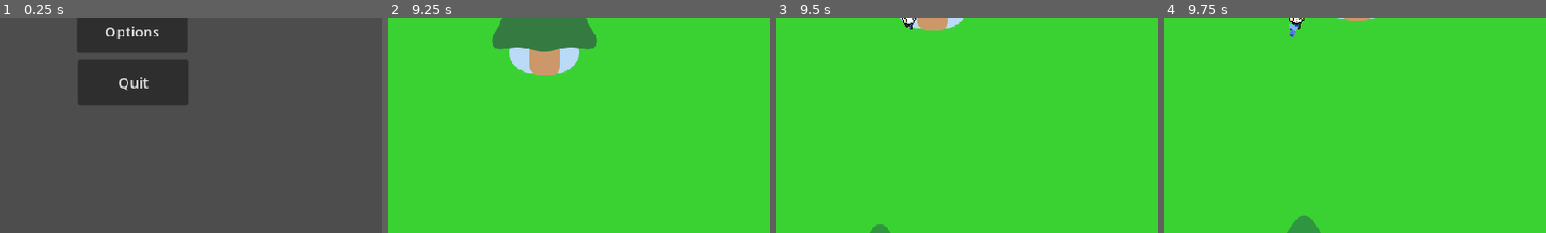
Above: before the commit, frames 1-4 (left to right).
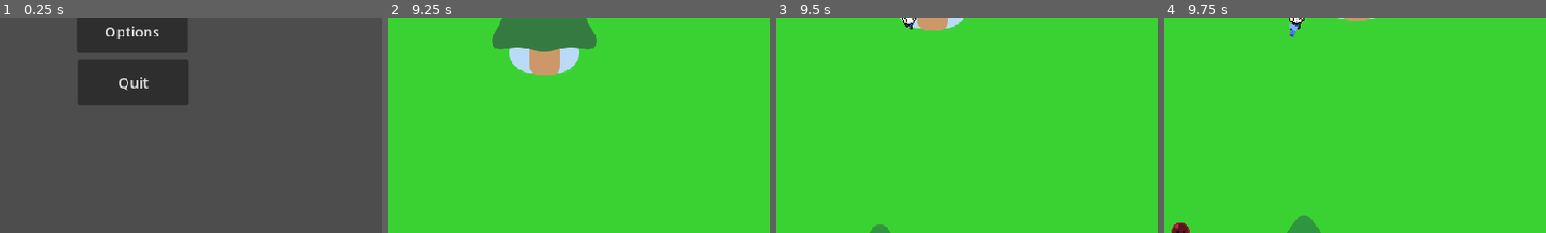
Above: after the commit, the same moments.

Repository: benz76428/labman-game-main
Game: Godot game, scene res://Main Menu/main_menu.tscn
Same seed, same stepped clock (60 frames per second), same inputs: the game is played once before the commit and once after it. The engine's default icon, where the game draws it, is replaced by a stand-in: a white triangle on a blue panel in a dark square.
Inputs (mouse positions are % of the whole screen's width and height, from its top left):
- Up to frame 1 (0.25 s): no input
- Up to frame 2 (9.25 s): click "Play" at 0.5 s; tap Enter (ui_accept) at 1.25, 1.52, 2.27, 3.77, 4.52, 5.27, 6.77, 7.52, 8.27 s; move the mouse to (72, 45) at 1.27 s; hold D (walk_right) 1.28-2.03 s; hold Q 1.28-2.03 s; click (72, 45) at 1.42 s; move the mouse to (30, 55) at 2.02 s; hold S (walk_down) 2.03-2.78 s; tap E every 1.5 s from 2.1 to 8.1 s; move the mouse to (60, 28) at 2.77 s; hold D (walk_right) 2.78-3.53 s; hold Q 2.78-3.53 s; move the mouse to (45, 70) at 3.52 s; hold W (walk_up) 3.53-4.28 s; click (45, 70) at 3.67 s; move the mouse to (80, 65) at 4.27 s; hold Q 4.28-5.03 s; hold A (walk_left) 4.28-5.78 s; move the mouse to (20, 35) at 5.02 s; move the mouse to (55, 50) at 5.77 s; hold S (walk_down) 5.78-6.53 s; hold Q 5.78-6.53 s; click (55, 50) at 5.92 s; move the mouse to (35, 25) at 6.52 s; hold D (walk_right) 6.53-7.28 s; move the mouse to (72, 45) at 7.27 s; hold W (walk_up) 7.28-8.03 s; hold Q 7.28-8.03 s; move the mouse to (30, 55) at 8.02 s; hold D (walk_right) 8.03-8.78 s; click (30, 55) at 8.17 s; move the mouse to (60, 28) at 8.77 s; hold S (walk_down) from 8.78 s (still down); hold Q from 8.78 s (still down)
- Up to frame 3 (9.5 s): keep holding S (walk_down); keep holding Q
- Up to frame 4 (9.75 s): move the mouse to (45, 70) at 9.52 s; release S (walk_down) at 9.53 s; release Q at 9.53 s; hold A (walk_left) from 9.53 s (still down); tap E at 9.6 s
The pictures show only the part of the screen within x 33-83%, y 50-100%; the shares and areas given below are measured in that part.

Frames 1-3 are identical in both runs. In frame 4, 0.2% of the frame differs, in the area x 2-7%, y 95-100%.

Commit message:
mob stats

Diff:
--- a/Scenes/Enemies/Test_Slime/mob.gd
+++ b/Scenes/Enemies/Test_Slime/mob.gd
@@ -1,23 +1,24 @@
 extends CharacterBody2D
 
-var health = 5
-
+@export var max_health: int = 5
+@export var speed: float = 50
+@export var damage_amount: int = 10
+@export var attack_cooldown: float = 1.0
+var can_attack: bool = true
+var current_health: int
 
 const DNA_DROP = preload("res://Scenes/xp/dna_drop.tscn")
 
 @onready var player = get_tree().get_first_node_in_group("player")
-@export var damage_amount: int = 10
-@export var attack_cooldown: float = 1.0
-var can_attack: bool = true
-
 func _ready():
 	%Slime.play_walk()
+	current_health = max_health
 
 func _physics_process(delta: float) -> void:
 	if player == null:
 		return
 	var direction = global_position.direction_to(player.global_position)
-	velocity = direction * 50
+	velocity = direction * speed
 	move_and_slide()
 	for i in get_slide_collision_count():
 		var collision = get_slide_collision(i)
@@ -36,10 +37,10 @@
 	can_attack = true
 
 func take_damage():
-	health -= 1
+	current_health -= 1
 	%Slime.play_hurt()
 
-	if health <= 0:
+	if current_health <= 0:
 
 		$Hitbox.set_deferred("disabled", true)
 
--- a/Scenes/Enemies/Test_fast_slime/fast_mob.tscn
+++ b/Scenes/Enemies/Test_fast_slime/fast_mob.tscn
@@ -1,7 +1,7 @@
 [gd_scene load_steps=4 format=3 uid="uid://b5y4kb360ye1h"]
 
-[ext_resource type="Script" uid="uid://b42pjthpj3vy7" path="res://Scenes/enemies/Test_Slime/mob.gd" id="1_qrf6t"]
-[ext_resource type="PackedScene" uid="uid://ogik4s70pgwl" path="res://Test Assets/slime/slime.tscn" id="2_f8qna"]
+[ext_resource type="Script" uid="uid://b42pjthpj3vy7" path="res://Scenes/Enemies/Test_Slime/mob.gd" id="1_qrf6t"]
+[ext_resource type="PackedScene" uid="uid://ogik4s70pgwl" path="res://Scenes/Enemies/base_slime/slime.tscn" id="2_f8qna"]
 
 [sub_resource type="CircleShape2D" id="CircleShape2D_nokgg"]
 radius = 54.0
@@ -10,6 +10,7 @@
 scale = Vector2(0.2, 0.2)
 collision_layer = 3
 script = ExtResource("1_qrf6t")
+speed = 100.0
 damage_amount = 17
 attack_cooldown = 2.0
 
--- a/shoot_em_up_game.gd
+++ b/shoot_em_up_game.gd
@@ -1,8 +1,18 @@
 extends Node2D
 
-
+var enemy_spawn_chances = [
+	{
+		"scene": preload("res://Scenes/Enemies/Test_Slime/mob.tscn"),
+		"weight": 80.0 #chance
+	},
+	{
+		"scene": preload("res://Scenes/Enemies/Test_fast_slime/fast_mob.tscn"),
+		"weight": 20.0 #chance
+	}
+]
 func spawn_mob():
-	var new_mob = preload("res://Scenes/Enemies/Test_Slime/mob.tscn").instantiate()
+	var enemy_scene_to_spawn = get_random_enemy_scene()
+	var new_mob = enemy_scene_to_spawn.instantiate()
 	%PathFollow2D.progress_ratio = randf()
 	new_mob.global_position = %PathFollow2D.global_position
 	add_child(new_mob)
@@ -13,6 +23,22 @@
 	spawn_mob()
 
 
-func _on_player_health_depleted() -> void:
-	%GameOver.visible = true
-	get_tree().paused = true
+func get_random_enemy_scene() -> PackedScene:
+	var total_weight = 0.0
+
+	# First, calculate the total weight of all enemies
+	for enemy in enemy_spawn_chances:
+		total_weight += enemy["weight"]
+
+	# Pick a random number between 0 and the total weight
+	var random_roll = randf_range(0.0, total_weight)
+
+	# Go through the enemies again and see which one the roll landed on
+	var current_weight = 0.0
+	for enemy in enemy_spawn_chances:
+		current_weight += enemy["weight"]
+		if random_roll <= current_weight:
+			return enemy["scene"]
+
+	# Fallback just in case (returns the first enemy)
+	return enemy_spawn_chances[0]["scene"]
